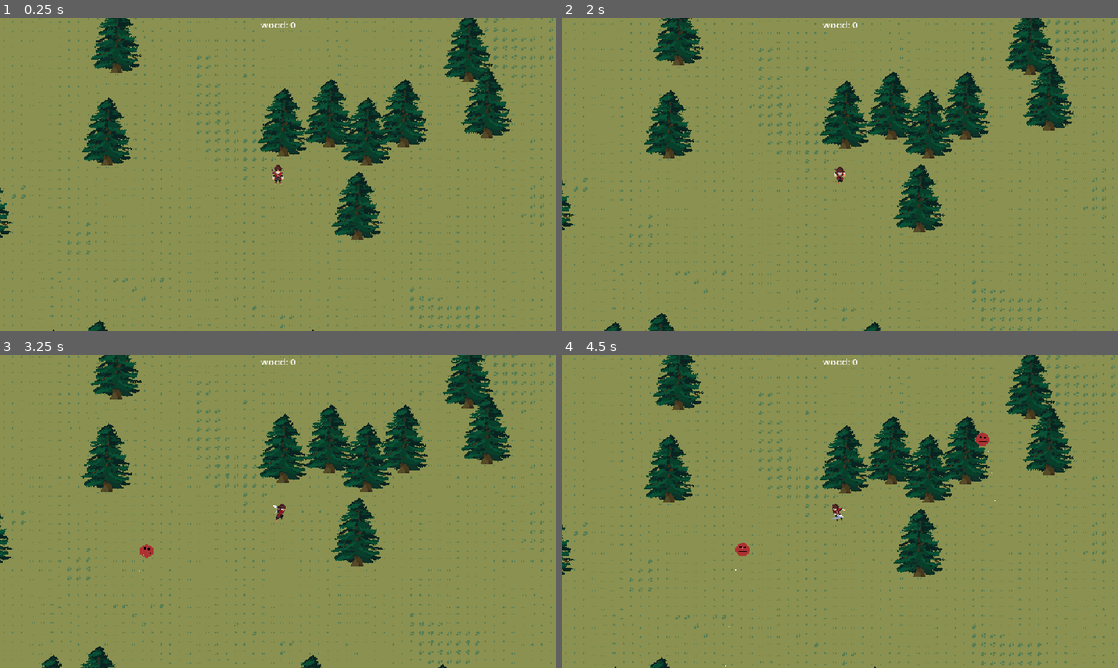
Above: before the commit, frames 1-4 (two rows, left to right).
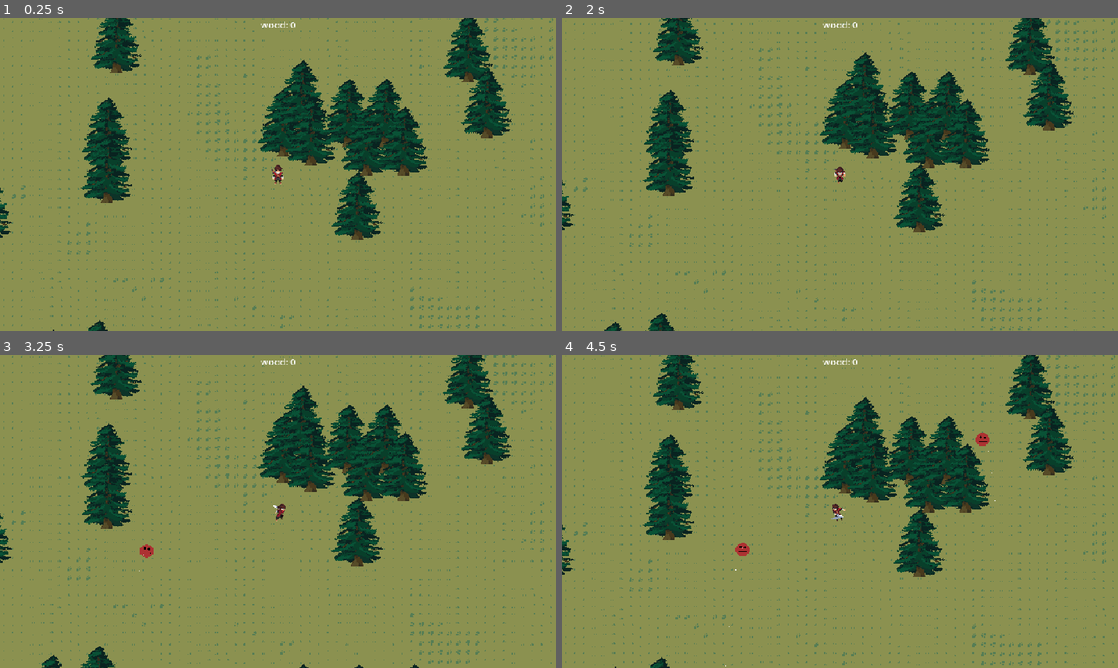
Above: after the commit, the same moments.

Repository: makattack24/MyGodotGame
Game: Godot game, scene res://Scenes/Main.tscn
Same seed, same stepped clock (60 frames per second), same inputs: the game is played once before the commit and once after it.
Inputs (mouse positions are in pixels of both pictures, inside the frame that each line leads up to):
- Up to frame 1 (0.25 s): no input
- Up to frame 2 (2 s): tap Enter at 0.5 s; move the mouse to (962, 158) at 0.52 s; press the mouse at (962, 158) at 0.53 s; hold D (move_right) 0.53-1.28 s; move the mouse to (728, 190) at 1.27 s; release the mouse at (728, 190) at 1.28 s; hold S (move_down) from 1.28 s (still down); right-click (728, 190) at 1.35 s
- Up to frame 3 (3.25 s): move the mouse to (333, 442) at 2.02 s; release S (move_down) at 2.03 s; press the mouse at (333, 442) at 2.03 s; hold D (move_right) 2.03-2.78 s; move the mouse to (250, 574) at 2.77 s; release the mouse at (250, 574) at 2.78 s; hold W (move_up) from 2.78 s (still down); right-click (250, 574) at 2.85 s; click (250, 574) at 2.92 s
- Up to frame 4 (4.5 s): move the mouse to (1006, 558) at 3.52 s; release W (move_up) at 3.53 s; press the mouse at (1006, 558) at 3.53 s; hold A (move_left) from 3.53 s (still down); move the mouse to (673, 464) at 4.27 s; release the mouse at (673, 464) at 4.28 s; right-click (673, 464) at 4.35 s

The runs differ from the first frame. In frame 1, 6.0% of the frame differs, in the area x 14-77%, y 13-100%; in frame 2, 6.1%; in frame 3, 6.1%, in the area x 14-81%, y 9-100%; in frame 4, 6.0%.

Commit message:
seperate tree spawning

Diff:
--- a/Scenes/Main.tscn
+++ b/Scenes/Main.tscn
@@ -9,6 +9,7 @@
 [ext_resource type="Script" uid="uid://b7d4q264esmek" path="res://Scripts/hud.gd" id="7_jw32o"]
 [ext_resource type="Script" uid="uid://bejfhiqmhj4y4" path="res://Scenes/enemy_spawner.gd" id="8_vy5pj"]
 [ext_resource type="PackedScene" uid="uid://csfnht04fmb5" path="res://Scenes/enemy.tscn" id="9_bmxlf"]
+[ext_resource type="Script" uid="uid://bj6l66uirqsrp" path="res://Scripts/object_spawner.gd" id="9_vy5pj"]
 
 [sub_resource type="TileSetAtlasSource" id="TileSetAtlasSource_pbw6q"]
 texture = ExtResource("1_kln2b")
@@ -137,8 +138,6 @@
 [node name="Ground" type="TileMapLayer" parent="." unique_id=1926774989]
 tile_set = SubResource("TileSet_v1gob")
 script = ExtResource("2_rgh2o")
-tree_scene = ExtResource("4_v1gob")
-tree_spawn_chance = 0.3
 
 [node name="EnemySpawner" type="Node2D" parent="." unique_id=403715541 node_paths=PackedStringArray("player")]
 script = ExtResource("8_vy5pj")
@@ -169,3 +168,9 @@
 
 [node name="WoodCount" type="Label" parent="HUD/HBoxContainer" unique_id=1617039893]
 layout_mode = 2
+
+[node name="ObjectSpawner" type="Node2D" parent="." unique_id=1272717024 node_paths=PackedStringArray("ground_layer")]
+script = ExtResource("9_vy5pj")
+tree_scene = ExtResource("4_v1gob")
+tree_spawn_chance = 0.3
+ground_layer = NodePath("../Ground")
--- a/Scripts/ground.gd
+++ b/Scripts/ground.gd
@@ -17,18 +17,12 @@
 	Vector2i(11, 1), Vector2i(11, 2), Vector2i(11, 3), Vector2i(11, 4)
 ]
 
-@export var tree_scene: PackedScene          # Reference to the tree's scene
-@export var tree_spawn_chance: float = 0.5  # Probability of a tree spawning at a tile
-
 # ==============================
 # INTERNAL STATE VARIABLES
 # ==============================
 
-var noise: FastNoiseLite = FastNoiseLite.new()  # Noise generator for deterministic terrain and objects
+var noise: FastNoiseLite = FastNoiseLite.new()  # Noise generator for deterministic terrain
 var generated_tiles: Dictionary = {}           # Keeps track of which tiles have already been generated
-
-# Stores the references to all spawned tree instances
-var spawned_trees: Array[Node2D] = []
 
 # ==============================
 # GODOT LIFECYCLE
@@ -44,7 +38,7 @@
 # ==============================
 
 func generate_around(world_pos: Vector2) -> void:
-	# Main generation loop to handle terrain and trees around player
+	# Main generation loop to handle terrain around player
 	var center_tile: Vector2i = local_to_map(world_pos)
 
 	for x in range(center_tile.x - tile_radius, center_tile.x + tile_radius):
@@ -56,7 +50,6 @@
 				continue
 
 			_place_tile(tile_pos)
-			_try_spawn_tree(tile_pos)  # Try spawning a tree at the tile
 
 			# Mark tile as generated
 			generated_tiles[tile_pos] = true
@@ -75,52 +68,6 @@
 	)
 
 # ==============================
-# TREE SPAWNING LOGIC
-# ==============================
-
-func _try_spawn_tree(tile_pos: Vector2i) -> void:
-	# Adds a tree with random noise-based probability
-	var n: float = (noise.get_noise_2d(tile_pos.x + 100, tile_pos.y + 100) + 1.0) * 0.5  # Adjusted noise range
-
-	# Ensure the tile is appropriate for spawning a tree
-	if n < tree_spawn_chance and _can_spawn_tree_here(tile_pos):
-		var tree_instance: Node2D = tree_scene.instantiate()  # Instantiate Tree scene
-		var world_pos: Vector2 = map_to_local(tile_pos)       # Convert tile position to world coordinates
-		tree_instance.position = world_pos                   # Set tree position correctly
-		get_parent().add_child(tree_instance)                # Add Tree to the game world
-
-		# Add tree to the "Trees" group for global recognition
-		tree_instance.add_to_group("Trees")                  # Ensure proper interaction via groups
-
-		# Keep track of the tree for management later
-		spawned_trees.append(tree_instance)
-	else:
-		pass  # Skip if tree spawn conditions not met
-
-# ==============================
-# TREE REMOVAL / MANAGEMENT
-# ==============================
-
-func _on_tree_removed(tree: Node2D) -> void:
-	# Removes destroyed tree from tracking
-	if tree in spawned_trees:
-		spawned_trees.erase(tree)
-		print("Tree removed from spawned list:", tree.name)
-
-func _can_spawn_tree_here(tile_pos: Vector2i) -> bool:
-	# Checks neighboring tiles to ensure tree spacing
-	for offset_x in [-1, 0, 1]:
-		for offset_y in [-1, 0, 1]:
-			var neighbor_tile: Vector2i = tile_pos + Vector2i(offset_x, offset_y)
-
-			# Validate each tree reference before using it
-			spawned_trees = spawned_trees.filter(is_instance_valid)  # Cleanup invalid references
-			for tree in spawned_trees:
-				if map_to_local(neighbor_tile).distance_to(tree.position) < 50:  # Minimum distance of 50
-					return false  # Too close to another tree
-	return true
-
-# ==============================
 # TILE SELECTION LOGIC
 # ==============================
 
@@ -130,13 +77,3 @@
 	var index: int = int(floor(n * GROUND_TILES.size()))
 	index = clamp(index, 0, GROUND_TILES.size() - 1)
 	return GROUND_TILES[index]
-
-# ==============================
-# REFERENCE CLEANUP
-# ==============================
-
-func _cleanup_invalid_references() -> void:
-	# Removes any invalid tree references during gameplay
-	for tree in spawned_trees:
-		if not is_instance_valid(tree):
-			spawned_trees.erase(tree)
--- a/Scripts/main.gd
+++ b/Scripts/main.gd
@@ -2,6 +2,8 @@
 
 @onready var ground: TileMapLayer = $Ground
 @onready var player: Node2D = $Player
+@onready var object_spawner: Node2D = $ObjectSpawner
 
 func _process(_delta: float) -> void:
 	ground.generate_around(player.global_position)
+	object_spawner.spawn_objects_around(player.global_position)
--- /dev/null
+++ b/Scripts/object_spawner.gd
@@ -0,0 +1,99 @@
+extends Node2D
+
+# ==============================
+# CONFIGURATION
+# ==============================
+
+@export var world_seed: int = 1337         # Same seed as ground for consistency
+@export var spawn_radius: int = 45         # How far around player to spawn objects
+
+# Tree spawning configuration
+@export var tree_scene: PackedScene
+@export var tree_spawn_chance: float = 0.5
+@export var min_tree_spacing: float = 50.0
+
+# Reference to the ground TileMapLayer
+@export var ground_layer: TileMapLayer
+
+# ==============================
+# INTERNAL STATE
+# ==============================
+
+var noise: FastNoiseLite = FastNoiseLite.new()
+var spawned_objects: Dictionary = {}  # Track which tiles have objects spawned
+var spawned_trees: Array[Node2D] = []  # References to spawned trees
+
+# ==============================
+# INITIALIZATION
+# ==============================
+
+func _ready() -> void:
+	# Initialize noise with same seed as ground
+	noise.seed = world_seed
+	noise.frequency = 0.05
+
+	if not ground_layer:
+		push_error("ObjectSpawner: ground_layer reference is required!")
+
+# ==============================
+# SPAWNING (MAIN ENTRY POINT)
+# ==============================
+
+func spawn_objects_around(world_pos: Vector2) -> void:
+	if not ground_layer:
+		return
+
+	var center_tile: Vector2i = ground_layer.local_to_map(world_pos)
+
+	for x in range(center_tile.x - spawn_radius, center_tile.x + spawn_radius):
+		for y in range(center_tile.y - spawn_radius, center_tile.y + spawn_radius):
+			var tile_pos: Vector2i = Vector2i(x, y)
+
+			# Skip if we already spawned something here
+			if spawned_objects.has(tile_pos):
+				continue
+
+			# Check if ground tile exists at this position
+			if ground_layer.get_cell_source_id(tile_pos) == -1:
+				continue  # No ground tile here, skip
+
+			# Try spawning objects
+			_try_spawn_tree(tile_pos)
+
+			# Mark as processed
+			spawned_objects[tile_pos] = true
+
+# ==============================
+# TREE SPAWNING
+# ==============================
+
+func _try_spawn_tree(tile_pos: Vector2i) -> void:
+	if not tree_scene:
+		return
+
+	# Use noise to determine if tree should spawn
+	var n: float = (noise.get_noise_2d(tile_pos.x + 100, tile_pos.y + 100) + 1.0) * 0.5
+
+	if n < tree_spawn_chance and _can_spawn_tree_here(tile_pos):
+		var tree_instance: Node2D = tree_scene.instantiate()
+		var world_pos: Vector2 = ground_layer.map_to_local(tile_pos)
+		tree_instance.position = world_pos
+
+		# Add to the world (parent of this spawner)
+		get_parent().add_child(tree_instance)
+		tree_instance.add_to_group("Trees")
+
+		# Track the tree
+		spawned_trees.append(tree_instance)
+
+func _can_spawn_tree_here(tile_pos: Vector2i) -> bool:
+	# Clean up invalid references
+	spawned_trees = spawned_trees.filter(is_instance_valid)
+
+	# Check spacing from other trees
+	var world_pos: Vector2 = ground_layer.map_to_local(tile_pos)
+	for tree in spawned_trees:
+		if world_pos.distance_to(tree.position) < min_tree_spacing:
+			return false
+
+	return true
Not shown, added: Scripts/object_spawner.gd.uid
